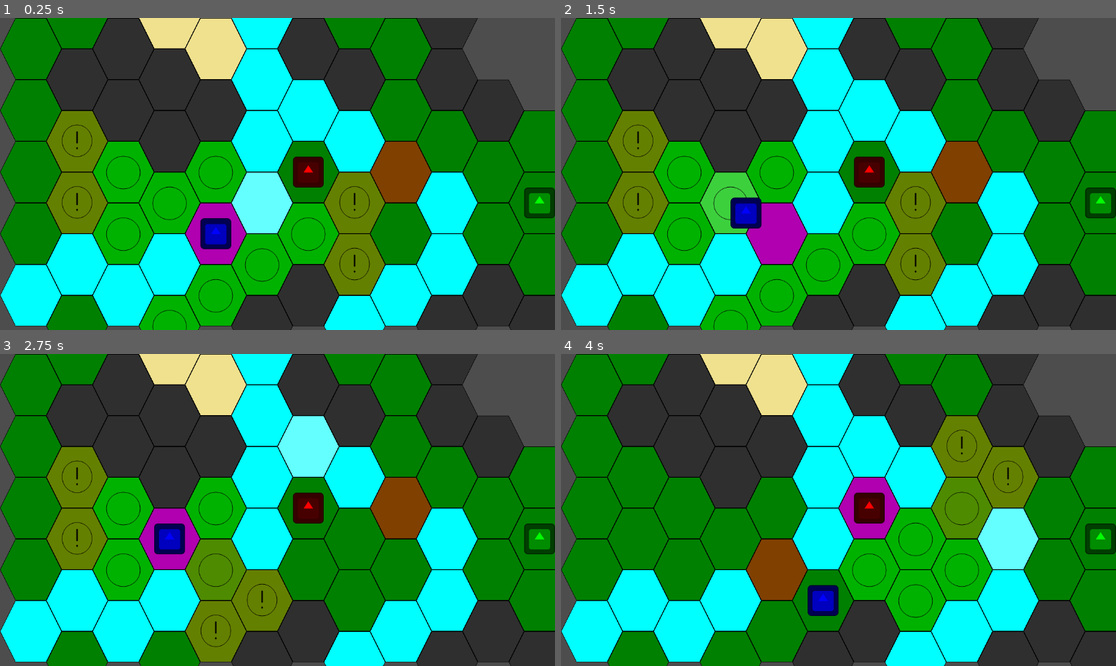
Above: before the commit, frames 1-4 (two rows, left to right).
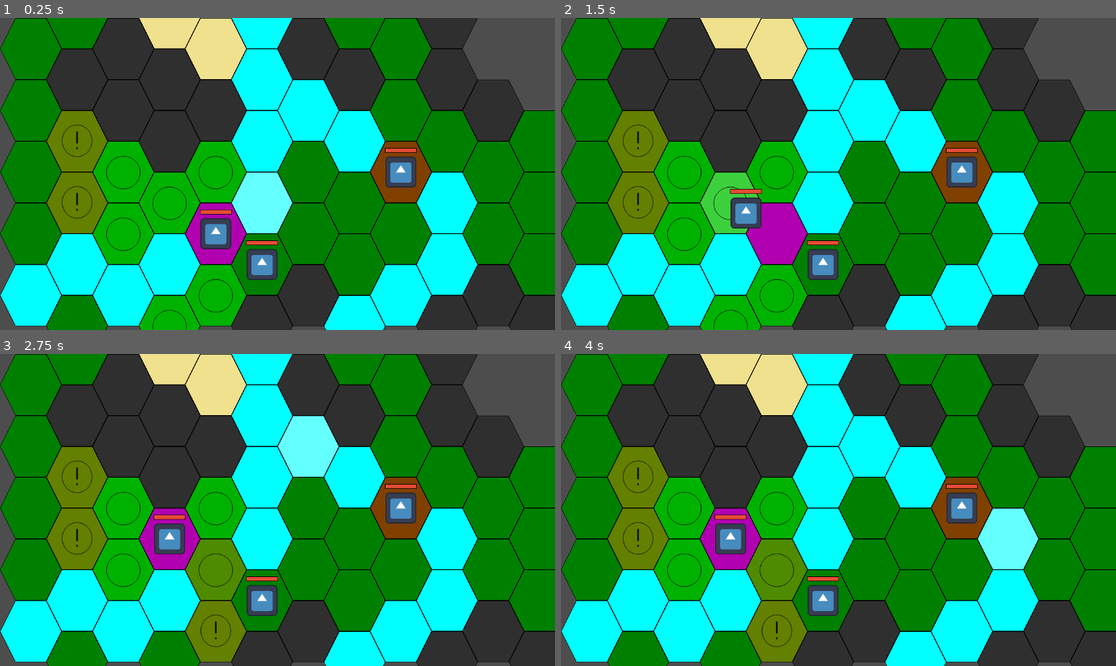
Above: after the commit, the same moments.

Repository: AidasLit/Hex-game-uni
Game: Godot game, scene res://main_scenes/combat_scene.tscn
Same seed, same stepped clock (60 frames per second), same inputs: the game is played once before the commit and once after it. The engine's default icon, where the game draws it, is replaced by a stand-in: a white triangle on a blue panel in a dark square.
Inputs (mouse positions are in pixels of both pictures, inside the frame that each line leads up to):
- Up to frame 1 (0.25 s): no input
- Up to frame 2 (1.5 s): tap Enter at 0.5 s; move the mouse to (960, 158) at 0.52 s; click (960, 158) at 0.67 s; tap Space at 1.25 s; move the mouse to (727, 189) at 1.27 s; click (727, 189) at 1.42 s
- Up to frame 3 (2.75 s): tap Enter at 2 s; move the mouse to (333, 441) at 2.02 s; click (333, 441) at 2.17 s
- Up to frame 4 (4 s): tap Space at 2.75 s; move the mouse to (810, 572) at 2.77 s; click (810, 572) at 2.92 s; move the mouse to (1005, 556) at 3.52 s; click (1005, 556) at 3.67 s

The runs differ from the first frame. In frame 1, 8.5% of the frame differs, in the area x 36-100%, y 41-89%; in frame 2, 8.5%; in frame 3, 3.8%; in frame 4, 26%, in the area x 8-100%, y 19-99%.

Commit message:
added healthbars to units + a couple new folders

Diff:
--- a/main_scenes/combat_scene.gd
+++ b/main_scenes/combat_scene.gd
@@ -37,7 +37,7 @@
 		action_queue.push_back(unit)
 
 		grid_system.set_unit_on_tile(start_location, true)
-		i += RNG.randi_range(0, grid_system.astargrid.get_point_count()/3)
+		i += RNG.randi_range(1, grid_system.astargrid.get_point_count()/3 - 1)
 
 	active_unit = action_queue.pop_front()
 	await active_unit.done_moving
--- a/main_scenes/combat_scene.tscn
+++ b/main_scenes/combat_scene.tscn
@@ -2,7 +2,7 @@
 
 [ext_resource type="Script" path="res://main_scenes/combat_scene.gd" id="1_4yhsa"]
 [ext_resource type="Script" path="res://main_scenes/grid_system.gd" id="2_wow2h"]
-[ext_resource type="TileSet" uid="uid://ctmfxmh1mw5a0" path="res://test_tileset.tres" id="3_odvqy"]
+[ext_resource type="TileSet" uid="uid://ctmfxmh1mw5a0" path="res://resources/test_tileset.tres" id="3_odvqy"]
 [ext_resource type="Script" path="res://main_scenes/hover_layer.gd" id="4_ycdx0"]
 [ext_resource type="PackedScene" uid="uid://cf7cjrxmf24e4" path="res://units/test_unit_solider.tscn" id="5_7rlxc"]
 [ext_resource type="Script" path="res://main_scenes/availability_layer.gd" id="5_c2c01"]
@@ -35,16 +35,13 @@
 metadata/_edit_group_ = true
 
 [node name="solider" parent="units" instance=ExtResource("5_7rlxc")]
-modulate = Color(0, 0, 1, 1)
 my_name = "blue"
 max_range = 3
 
 [node name="solider2" parent="units" instance=ExtResource("5_7rlxc")]
-modulate = Color(1, 0, 0, 1)
 my_name = "red"
 max_range = 3
 
 [node name="solider3" parent="units" instance=ExtResource("5_7rlxc")]
-modulate = Color(0, 1, 0, 1)
 my_name = "green"
 max_range = 8
--- a/project.godot
+++ b/project.godot
@@ -17,7 +17,7 @@
 
 [autoload]
 
-Globals="*res://globals.gd"
+Globals="*res://utils/globals.gd"
 
 [debug]
 
--- /dev/null
+++ b/units/health_bar.gd
@@ -0,0 +1,27 @@
+extends Sprite2D
+
+@export var health_component : HealthComponent
+@onready var health_bar: ProgressBar = $SubViewport/HealthBar
+
+# Called when the node enters the scene tree for the first time.
+func _ready() -> void:
+	if !health_component:
+		push_warning(str(self) + ": health component node must be set")
+
+	health_component.hp_changed.connect(hp_changed)
+	health_component.zero_hp.connect(die)
+	health_bar.max_value = health_component.max_hp
+
+
+# Called every frame. 'delta' is the elapsed time since the previous frame.
+func _process(_delta: float) -> void:
+	pass
+
+func hp_changed(value : int):
+	health_bar.value = value
+
+func die():
+	var tween = get_tree().create_tween()
+	tween.tween_property(self, "transparency", 1, 0.5)
+	await tween.finished
+	queue_free()
--- /dev/null
+++ b/units/health_bar.tscn
@@ -0,0 +1,42 @@
+[gd_scene load_steps=5 format=3 uid="uid://2gfsktjk5lyh"]
+
+[ext_resource type="Script" path="res://units/health_bar.gd" id="1_66kgx"]
+
+[sub_resource type="ViewportTexture" id="ViewportTexture_seuxd"]
+viewport_path = NodePath("SubViewport")
+
+[sub_resource type="StyleBoxFlat" id="StyleBoxFlat_soiar"]
+bg_color = Color(0, 0, 0, 0.392157)
+border_width_left = 2
+border_width_top = 2
+border_width_right = 2
+border_width_bottom = 2
+border_color = Color(0, 0, 0, 1)
+
+[sub_resource type="StyleBoxFlat" id="StyleBoxFlat_t55o0"]
+bg_color = Color(0.901961, 0.298039, 0.203922, 1)
+border_width_left = 2
+border_width_top = 2
+border_width_right = 2
+border_width_bottom = 2
+border_color = Color(0, 0, 0, 1)
+
+[node name="Sprite3D" type="Sprite2D"]
+texture = SubResource("ViewportTexture_seuxd")
+script = ExtResource("1_66kgx")
+
+[node name="SubViewport" type="SubViewport" parent="."]
+disable_3d = true
+transparent_bg = true
+size = Vector2i(202, 22)
+
+[node name="HealthBar" type="ProgressBar" parent="SubViewport"]
+anchors_preset = 15
+anchor_right = 1.0
+anchor_bottom = 1.0
+grow_horizontal = 2
+grow_vertical = 2
+theme_override_styles/background = SubResource("StyleBoxFlat_soiar")
+theme_override_styles/fill = SubResource("StyleBoxFlat_t55o0")
+value = 100.0
+show_percentage = false
--- a/units/test_unit_solider.tscn
+++ b/units/test_unit_solider.tscn
@@ -1,14 +1,20 @@
-[gd_scene load_steps=4 format=3 uid="uid://cf7cjrxmf24e4"]
+[gd_scene load_steps=7 format=3 uid="uid://cf7cjrxmf24e4"]
 
 [ext_resource type="Script" path="res://units/unit_test.gd" id="1_pw12l"]
 [ext_resource type="Texture2D" uid="uid://dhqmfd7nw15k4" path="res://icon.svg" id="2_g1sa5"]
+[ext_resource type="PackedScene" uid="uid://bgx2xp05arsog" path="res://utils/HealthComponent.tscn" id="3_aytyn"]
+[ext_resource type="PackedScene" uid="uid://2gfsktjk5lyh" path="res://units/health_bar.tscn" id="4_xmxup"]
 
 [sub_resource type="RectangleShape2D" id="RectangleShape2D_nibyf"]
 size = Vector2(64, 64)
 
+[sub_resource type="ViewportTexture" id="ViewportTexture_vpbp7"]
+viewport_path = NodePath("SubViewport")
+
 [node name="unit-test" type="CharacterBody2D" groups=["unit"]]
 script = ExtResource("1_pw12l")
 metadata/_edit_group_ = true
+metadata/_edit_lock_ = true
 
 [node name="Sprite2D" type="Sprite2D" parent="."]
 scale = Vector2(0.5, 0.5)
@@ -16,3 +22,13 @@
 
 [node name="CollisionShape2D" type="CollisionShape2D" parent="."]
 shape = SubResource("RectangleShape2D_nibyf")
+
+[node name="HealthComponent" parent="." node_paths=PackedStringArray("parent") instance=ExtResource("3_aytyn")]
+parent = NodePath("..")
+max_hp = 10
+
+[node name="Sprite3D" parent="." node_paths=PackedStringArray("health_component") instance=ExtResource("4_xmxup")]
+position = Vector2(0, -45)
+scale = Vector2(0.326733, 0.454545)
+texture = SubResource("ViewportTexture_vpbp7")
+health_component = NodePath("../HealthComponent")
--- /dev/null
+++ b/utils/HealthComponent.gd
@@ -0,0 +1,30 @@
+extends Node
+class_name HealthComponent
+
+@export var parent : CharacterBody2D
+@export var max_hp : int
+
+signal zero_hp
+signal hp_changed(change : int)
+
+var current_hp : int :
+	set(value):
+		if current_hp != value:
+			hp_changed.emit(value)
+		else:
+			return
+
+		if value <= 0:
+			current_hp = 0
+			zero_hp.emit()
+		else:
+			current_hp = value
+
+func _ready() -> void:
+	current_hp = max_hp
+
+func _process(_delta: float) -> void:
+	pass
+
+func receive_damage(damage : int):
+	current_hp -= damage
--- /dev/null
+++ b/utils/HealthComponent.tscn
@@ -0,0 +1,6 @@
+[gd_scene load_steps=2 format=3 uid="uid://bgx2xp05arsog"]
+
+[ext_resource type="Script" path="res://utils/HealthComponent.gd" id="1_8darx"]
+
+[node name="HealthComponent" type="Node"]
+script = ExtResource("1_8darx")
Renamed: test_tileset.tres -> resources/test_tileset.tres
Renamed: globals.gd -> utils/globals.gd
